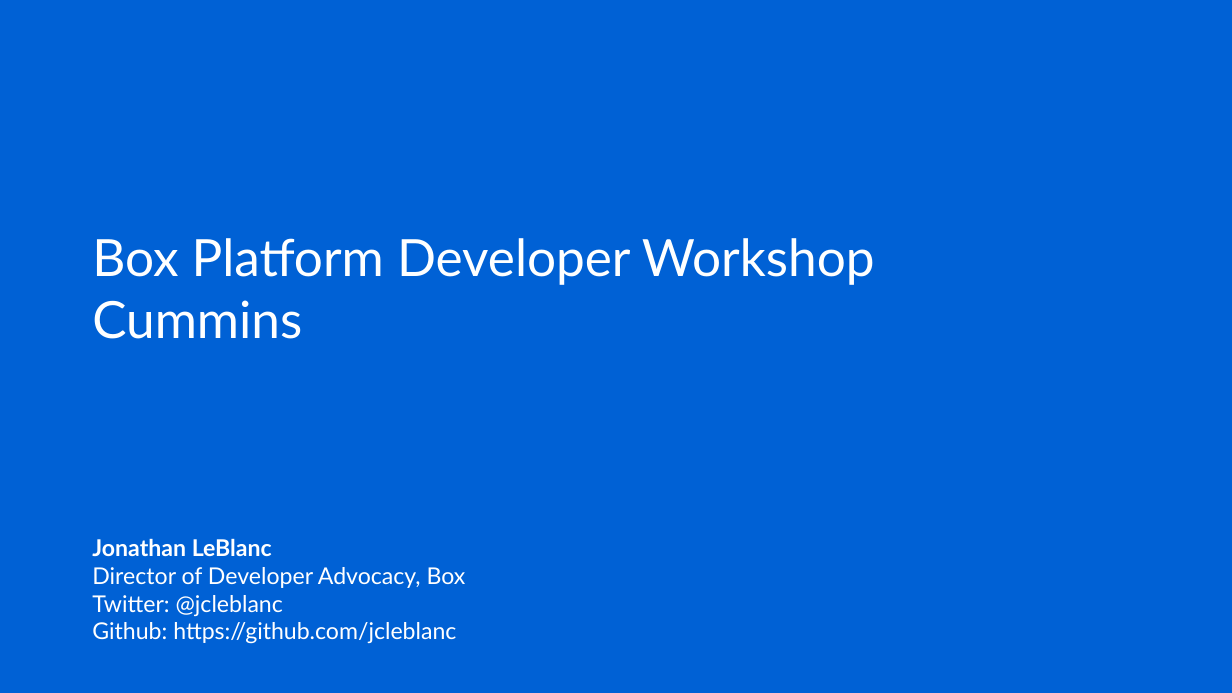
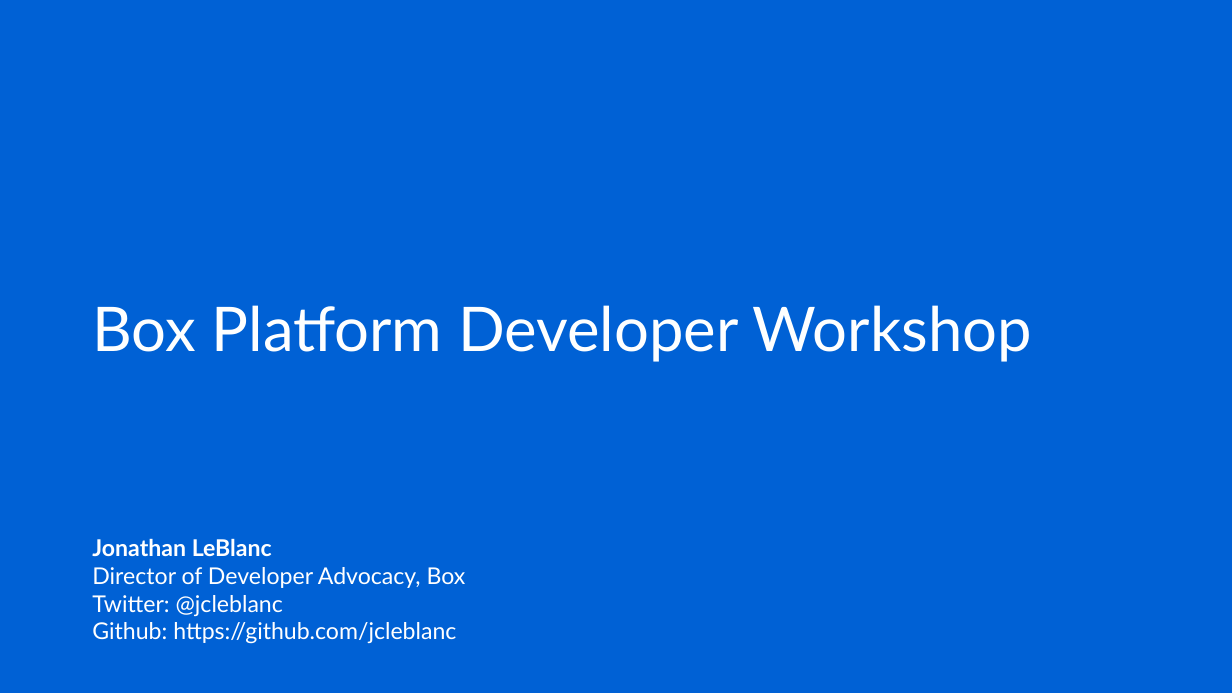
Before and after one commit to jcleblanc/box-workshops, a slide deck: slide 1 of presentations/section-6-webhooks/webhooks.pptx. Drawn at 1232x693 pixels with LibreOffice and Linux fonts; fonts in the diff are those of the drawing; background and template pictures are left out. Boxes give left, top, right and bottom in pixels: in the first picture for what was removed or moved away, otherwise in the second. Text is boxed around its words. In the diff, an @@ line names an element or a change of style, - is before the commit and + after.

```diff
--- a/presentations/section-6-webhooks/webhooks.pptx
+++ b/presentations/section-6-webhooks/webhooks.pptx
@@ title at <box>92,305,1031,362</box>: text changed; size 40 to 48 pt @@
-Box Platform Developer Workshop
-Cummins
+Box Platform Developer Workshop
```
Also in this commit, not shown: 2 other files.
